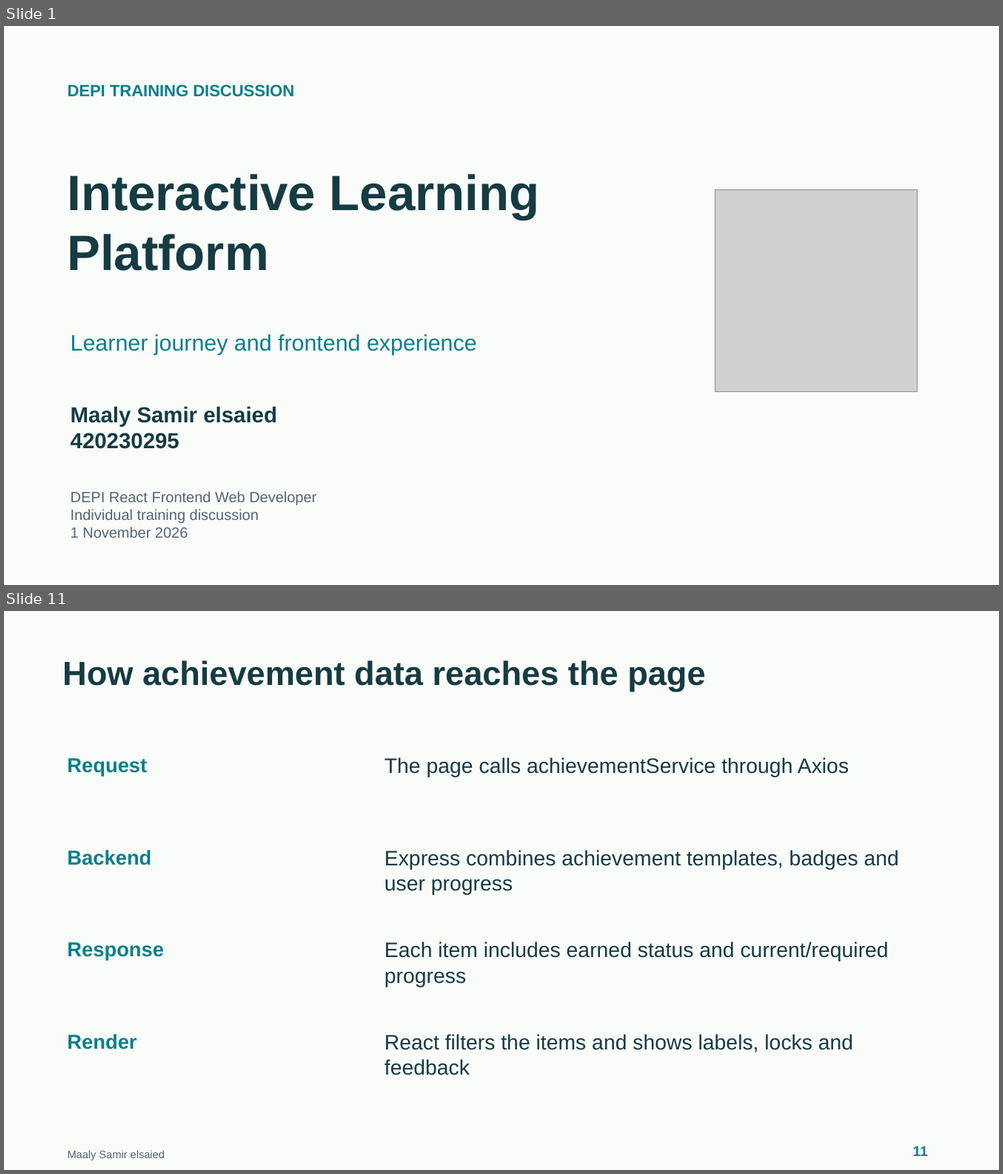
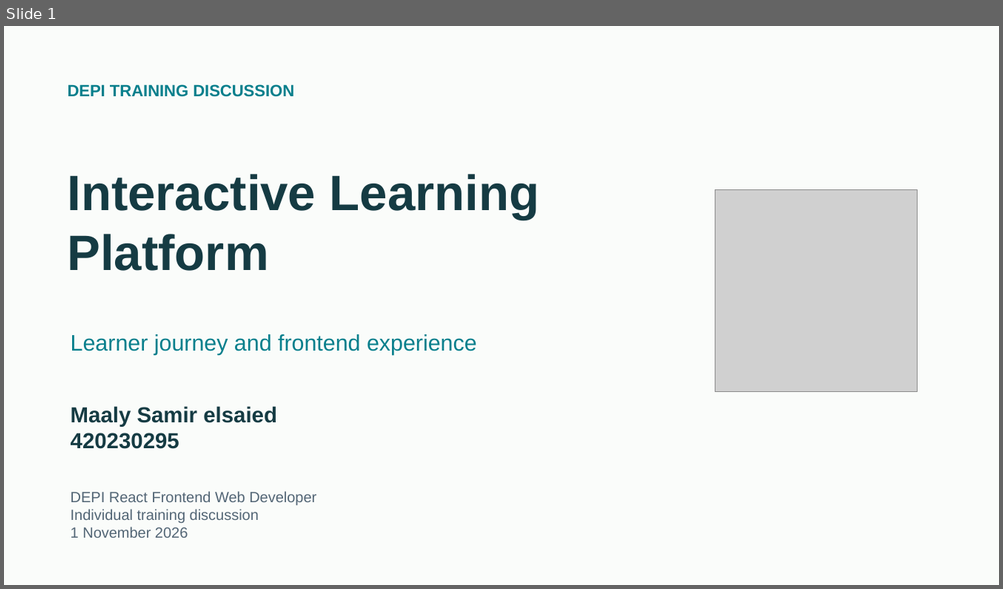
Before and after one commit to Saif-eldin-Ahmed-Helmy/Interactive-Learning-Platform, a slide deck: output/discussion/Maaly-DEPI-Discussion.pptx. Shown one above the other, each under a label of ours: slides 1 and 11 before the commit, slide 1 after it; the slides between them are not shown. The pictures are 1003x1174 and 1003x589 pixels, drawn with LibreOffice and Linux fonts; fonts in the diff are those of the drawing; grey boxes stand for pictures. Boxes give left, top, right and bottom in pixels: in the first picture for what was removed or moved away, otherwise in the second. Text is boxed around its words. In the diff, an @@ line names an element or a change of style, - is before the commit and + after.

```diff
--- a/output/discussion/Maaly-DEPI-Discussion.pptx
+++ b/output/discussion/Maaly-DEPI-Discussion.pptx
@@ slide 11 removed at (x1=4, y1=611, x2=999, y2=1170), background #FAFCFA @@
@@ text removed at (x1=62, y1=661, x2=705, y2=692) @@
-How achievement data reaches the page
@@ text removed at (x1=67, y1=758, x2=147, y2=775) @@
-Request
@@ text removed at (x1=384, y1=758, x2=848, y2=777) @@
-The page calls achievementService through Axios
@@ text removed at (x1=67, y1=850, x2=151, y2=866) @@
-Backend
@@ text removed at (x1=384, y1=850, x2=899, y2=894) @@
-Express combines achievement templates, badges and user progress
@@ text removed at (x1=67, y1=943, x2=164, y2=960) @@
-Response
@@ text removed at (x1=384, y1=942, x2=888, y2=987) @@
-Each item includes earned status and current/required progress
@@ text removed at (x1=67, y1=1034, x2=136, y2=1050) @@
-Render
@@ text removed at (x1=384, y1=1034, x2=853, y2=1076) @@
-React filters the items and shows labels, locks and feedback
@@ text removed at (x1=68, y1=1150, x2=165, y2=1161) @@
-Maaly Samir elsaied
@@ text removed at (x1=913, y1=1147, x2=928, y2=1156) @@
-11
```
Also in this commit, not shown: 7 slides changed, 2 slides added, 9 other slides removed, 7 other files.
